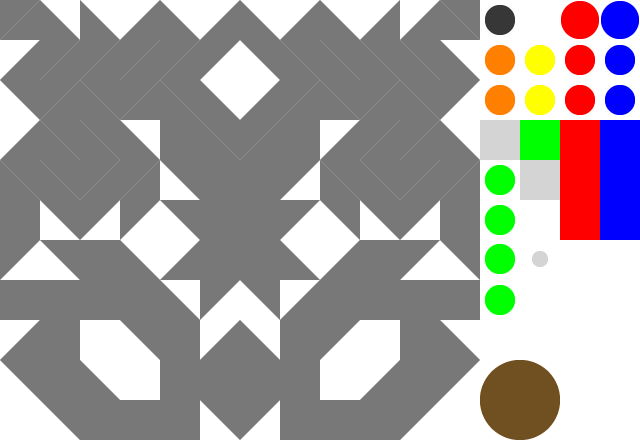
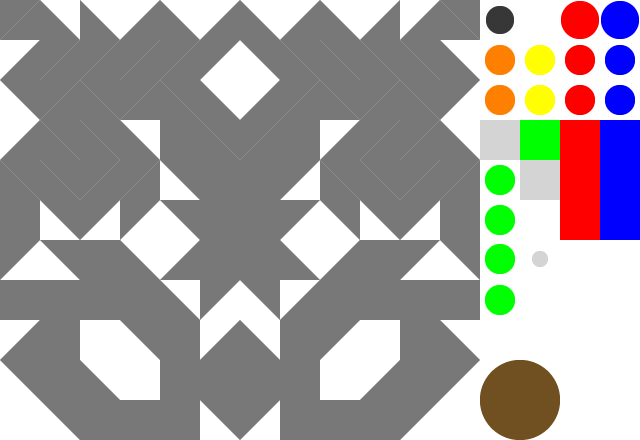
The second (640, 440) image is a revision of the first. Changes to its layers:
painted on "Spike" over [485, 5, 515, 35]
